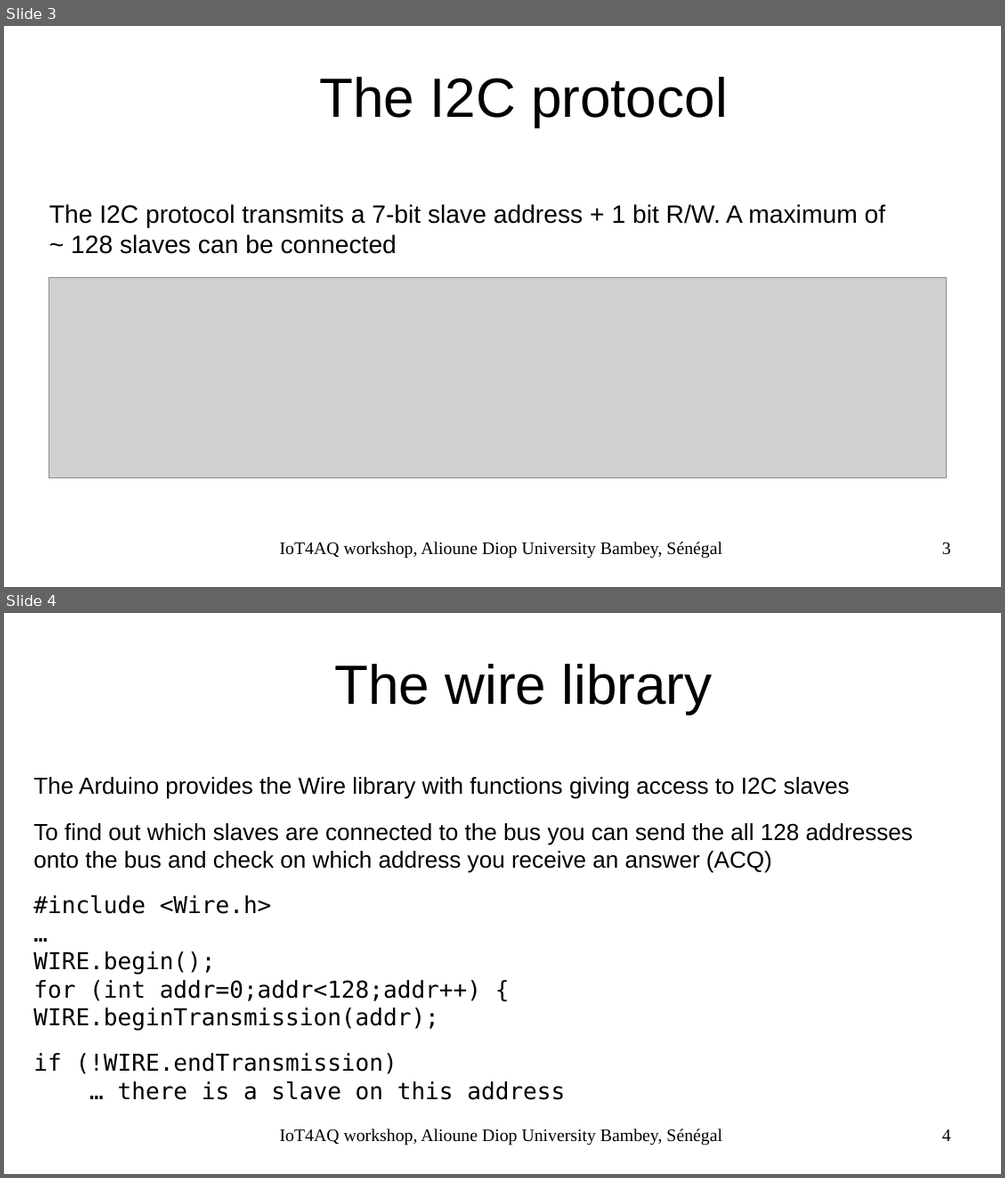
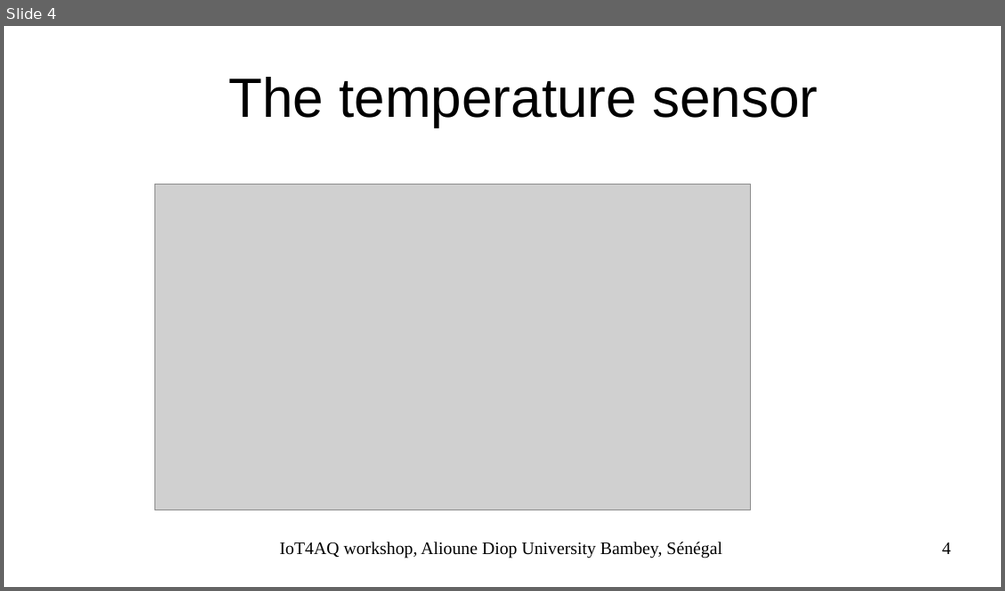
Before and after one commit to uraich/IoT4AQ, a slide deck: workshop/slides/iot4aq_dht11.odp. Shown one above the other, each under a label of ours: slides 3 and 4 before the commit, slide 4 after it. The pictures are 1005x1178 and 1005x591 pixels, drawn with LibreOffice and Linux fonts; fonts in the diff are those of the drawing; grey boxes stand for pictures; background and template pictures are left out. Boxes give left, top, right and bottom in pixels: in the first picture for what was removed or moved away, otherwise in the second. Text is boxed around its words. In the diff, an @@ line names an element or a change of style, - is before the commit and + after.

```diff
--- a/workshop/slides/iot4aq_dht11.odp
+++ b/workshop/slides/iot4aq_dht11.odp
@@ slide 4 removed at [4,613,1001,1174], background #FFFFFF @@
@@ title removed at [335,664,712,714] @@
-The wire library
@@ text removed at [33,777,913,1100] @@
-The Arduino provides the Wire library with functions giving access to I2C slaves
-To find out which slaves are connected to the bus you can send the all 128 addresses onto the bus and check on which address you receive an answer (ACQ)
-#include <Wire.h>
-…
-WIRE.begin();
-for (int addr=0;addr<128;addr++) {
-WIRE.beginTransmission(addr);
-if (!WIRE.endTransmission)
-… there is a slave on this address
@@ text removed at [280,1128,722,1145] @@
-IoT4AQ workshop, Alioune Diop University Bambey, Sénégal
@@ page number removed at [942,1129,951,1141] @@
-4
@@ what was slide 3 is now slide 4 @@
@@ slide 4 changed as well @@
@@ title at [228,77,817,127]: text changed @@
-The I2C protocol
+The temperature sensor
@@ picture: place and size @@
-picture at [49,278,947,478]
+picture at [155,184,750,510]
@@ text removed at [49,204,886,254] @@
-The I2C protocol transmits a 7-bit slave address + 1 bit R/W. A maximum of
-~ 128 slaves can be connected
@@ page number at [942,542,951,554]: text changed @@
-3
+4
```
Also in this commit, not shown: 2 other slides changed, 4 slides added, 1 other slide removed.
